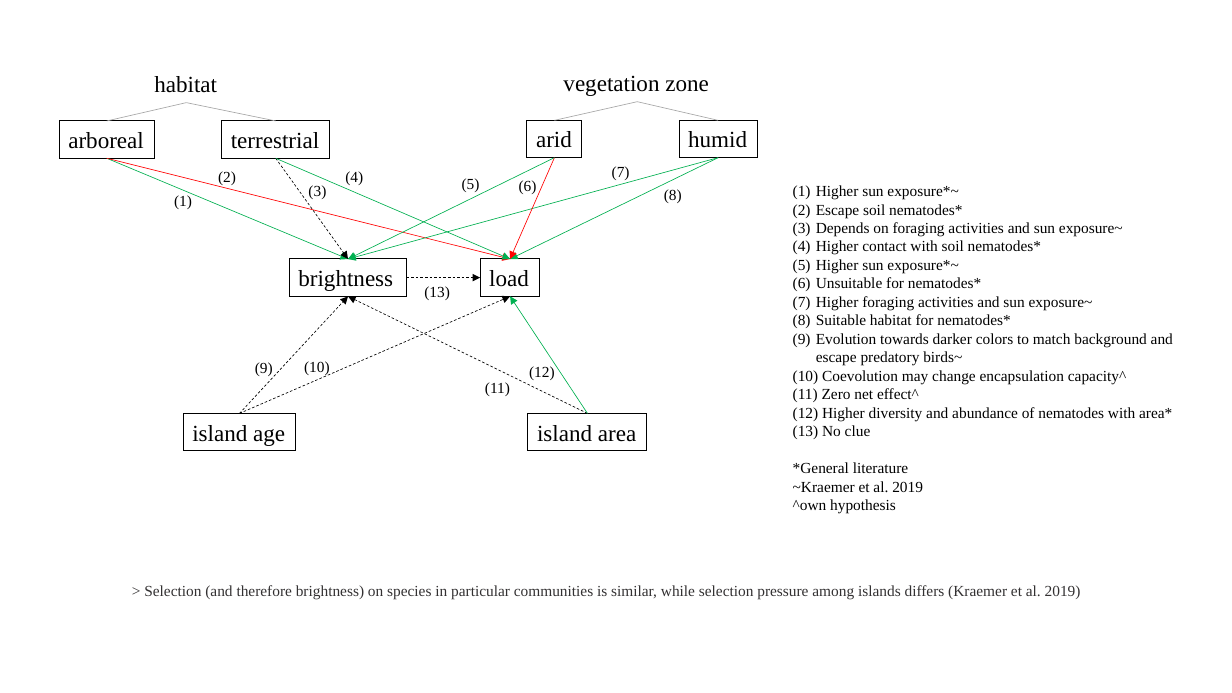
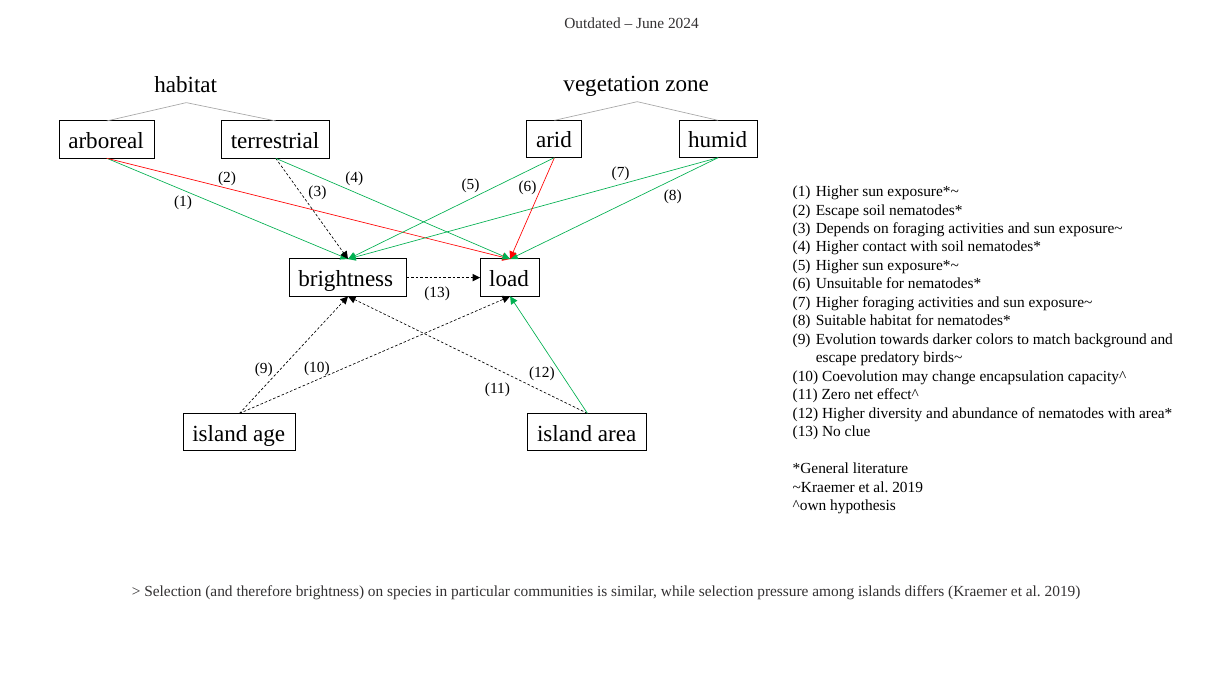
Before and after one commit to Alex-Fuster/naesiotus_nematodes, a slide deck: slide 3 of other/causal_diagram.pptx (slide 1 before the commit). Drawn at 1232x693 pixels with LibreOffice and Linux fonts; fonts in the diff are those of the drawing. Boxes give left, top, right and bottom in pixels: in the first picture for what was removed or moved away, otherwise in the second. Text is boxed around its words. In the diff, an @@ line names an element or a change of style, - is before the commit and + after.

```diff
--- a/other/causal_diagram.pptx
+++ b/other/causal_diagram.pptx
@@ text added at [564,17,699,28], 12 pt, text #333132 @@
+Outdated – June 2024
```
Also in this commit, not shown: 2 slides added.
